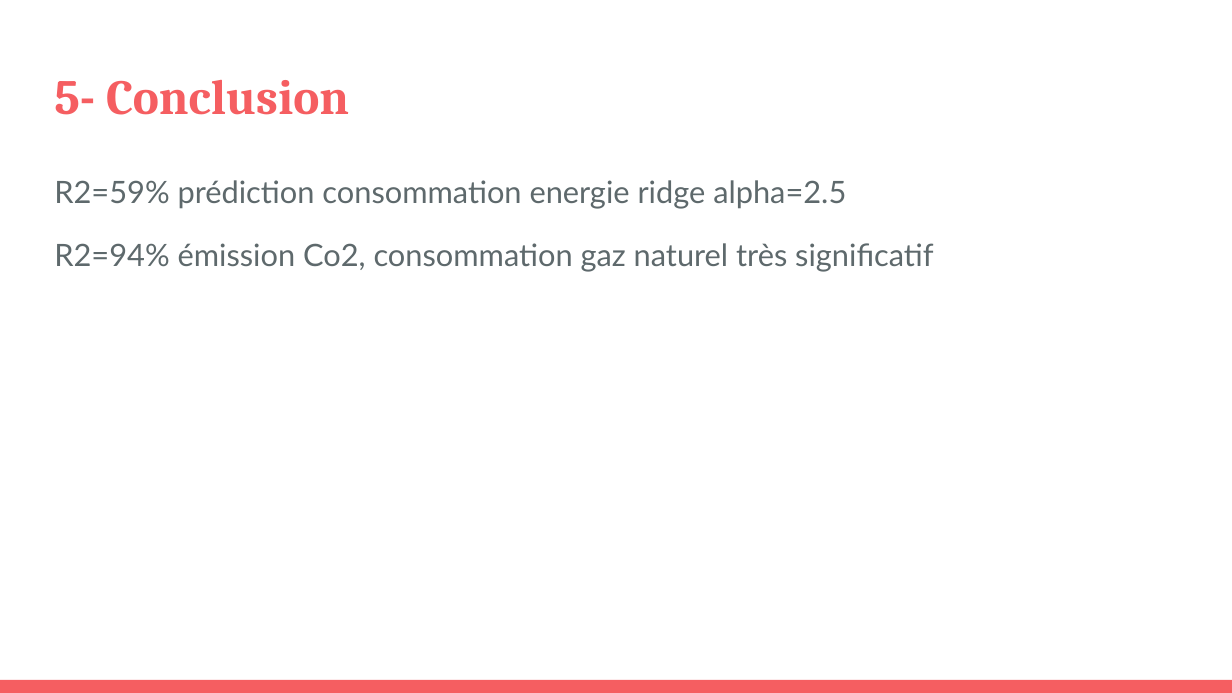
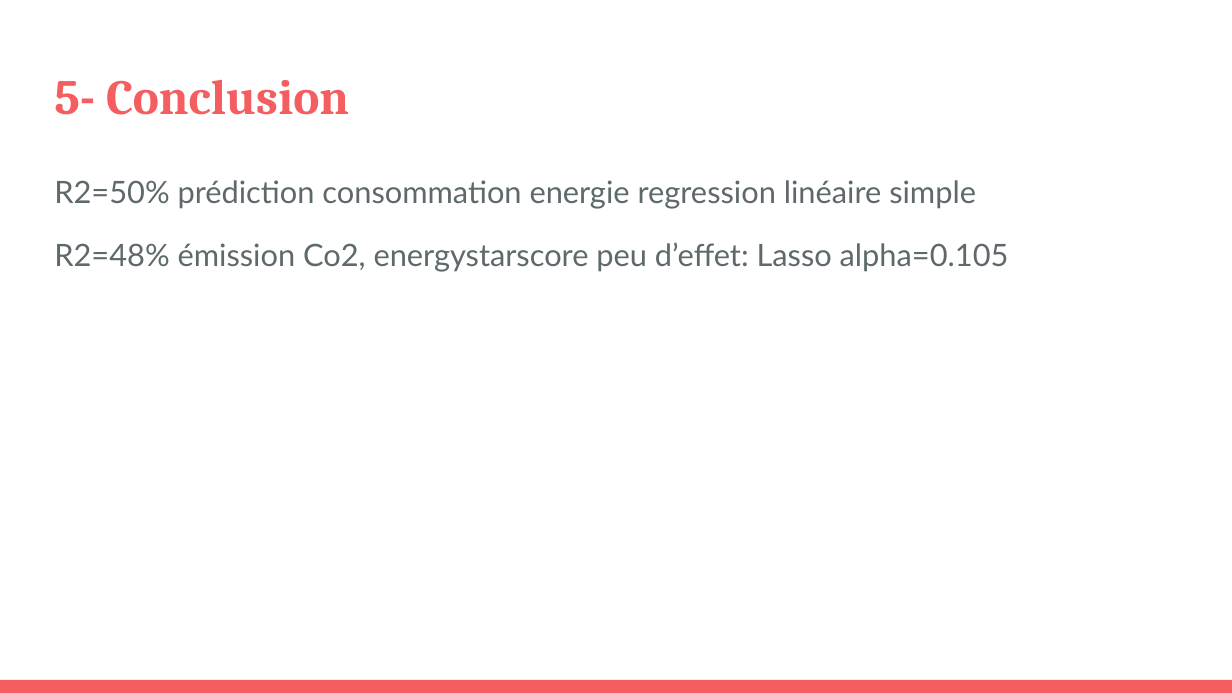
Before and after one commit to hoochycoochie/p4ml, a slide deck: slide 18 of DIOP_Amadou_4_presentation_082022.pptx (slide 24 before the commit). Drawn at 1232x693 pixels with LibreOffice and Linux fonts; fonts in the diff are those of the drawing. Boxes give left, top, right and bottom in pixels: in the first picture for what was removed or moved away, otherwise in the second. Text is boxed around its words. In the diff, an @@ line names an element or a change of style, - is before the commit and + after.

```diff
--- a/DIOP_Amadou_4_presentation_082022.pptx
+++ b/DIOP_Amadou_4_presentation_082022.pptx
@@ text at (x1=54, y1=180, x2=1009, y2=272): text changed @@
-R2=59% prédiction consommation energie ridge alpha=2.5
-R2=94% émission Co2, consommation gaz naturel très significatif
+R2=50% prédiction consommation energie regression linéaire simple
+R2=48% émission Co2, energystarscore peu d’effet: Lasso alpha=0.105
```
Also in this commit, not shown: 6 other slides changed, 1 slide added, 7 slides removed, 3 other files.
